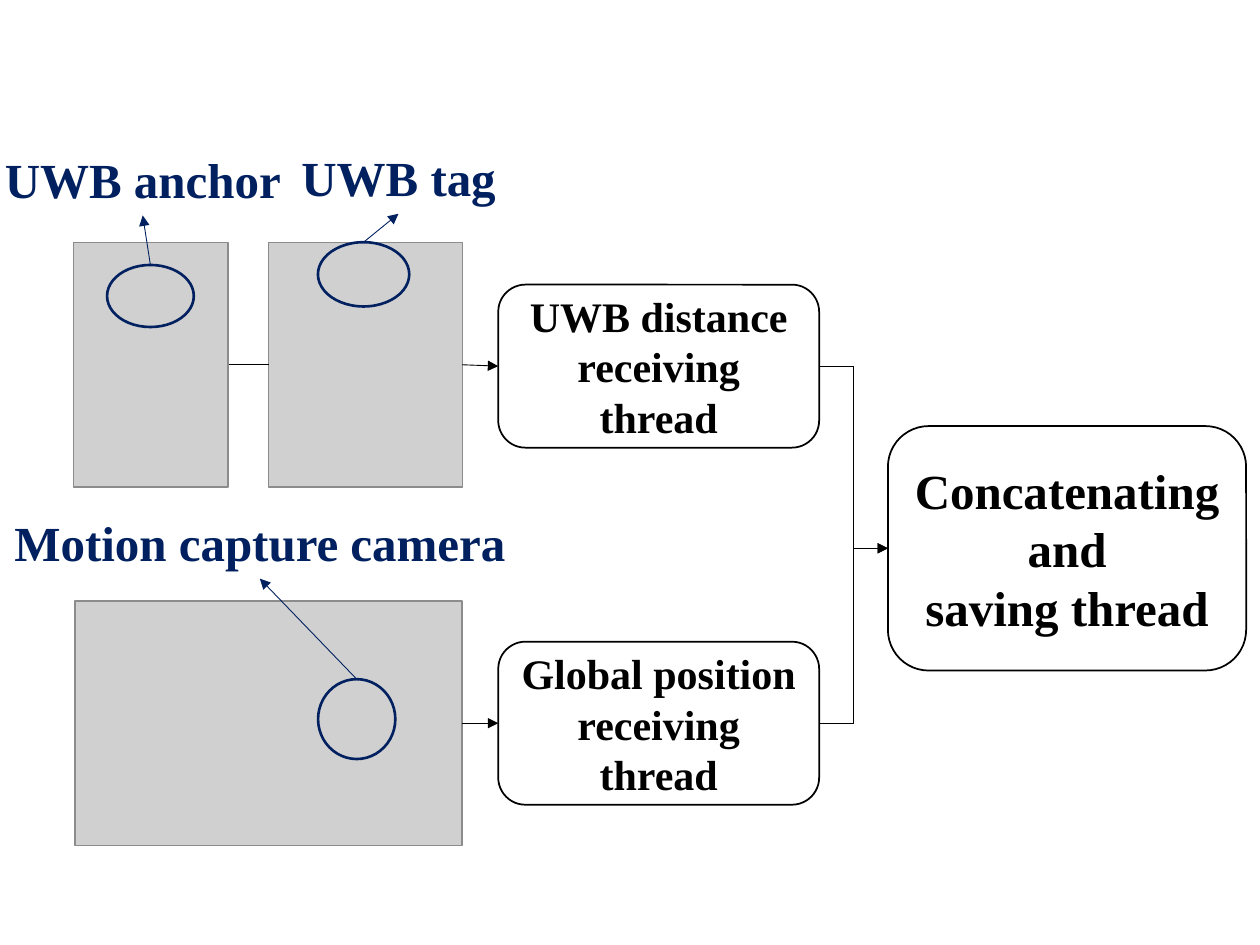
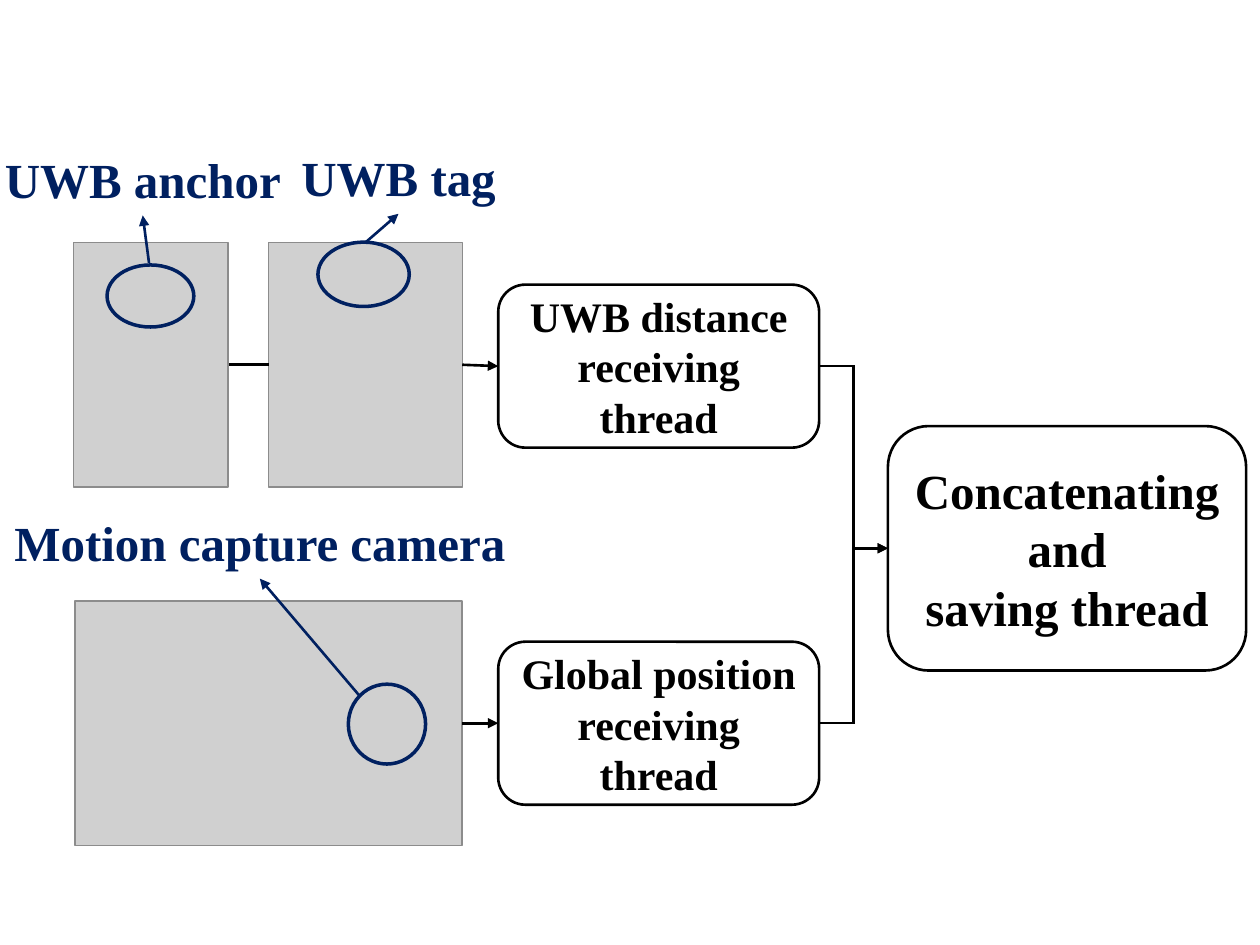
Before and after one commit to LimHyungTae/RONet_paper, a slide deck: slide 1 of changgyu_참고자료/dataprocess.pptx. Drawn at 1260x945 pixels with LibreOffice and Linux fonts; fonts in the diff are those of the drawing; grey boxes stand for pictures. Boxes give left, top, right and bottom in pixels: in the first picture for what was removed or moved away, otherwise in the second. Text is boxed around its words. In the diff, an @@ line names an element or a change of style, - is before the commit and + after.

```diff
--- a/changgyu_참고자료/dataprocess.pptx
+++ b/changgyu_참고자료/dataprocess.pptx
@@ arrow (149, 263) - (142, 215): stroke #002060 0.5 pt to #002060 1.5 pt @@
@@ arrow (365, 242) - (398, 214): stroke #002060 0.5 pt to #002060 1.5 pt @@
@@ ellipse at [318, 242, 408, 306]: outline #002060 1.5 pt to #002060 2 pt @@
@@ arrow (462, 364) - (498, 367): stroke #000000 0.5 pt to #000000 1.5 pt @@
@@ arrow moved from (357, 679) - (260, 578) to (359, 696) - (260, 578) @@
@@ arrow (359, 696) - (260, 578): stroke #002060 0.5 pt to #002060 1.5 pt @@
@@ ellipse at [348, 684, 425, 764]: outline #002060 1.5 pt to #002060 2 pt @@
@@ ellipse: place and size @@
-ellipse at [318, 679, 394, 759]
+ellipse at [348, 684, 425, 764]
```
Also in this commit, not shown: 17 other files.
